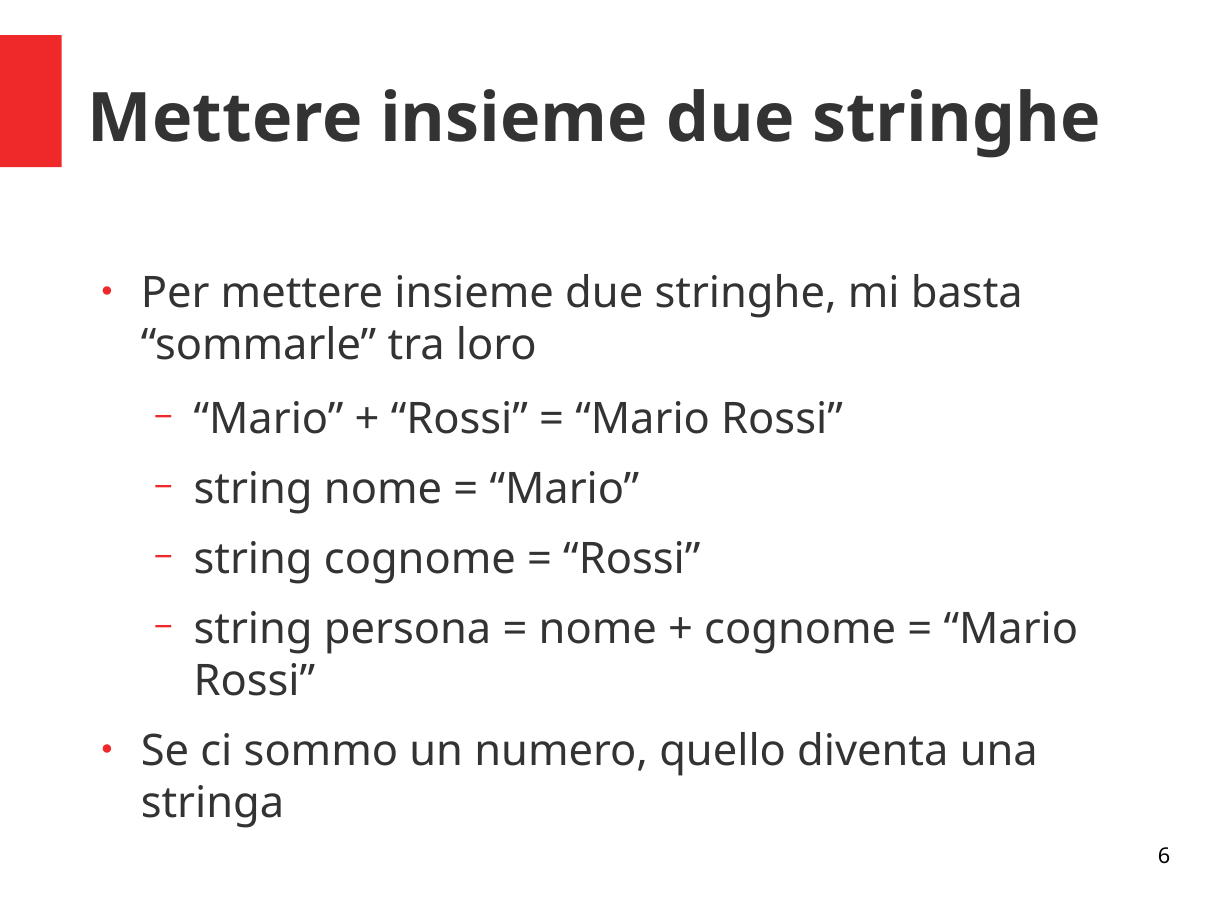
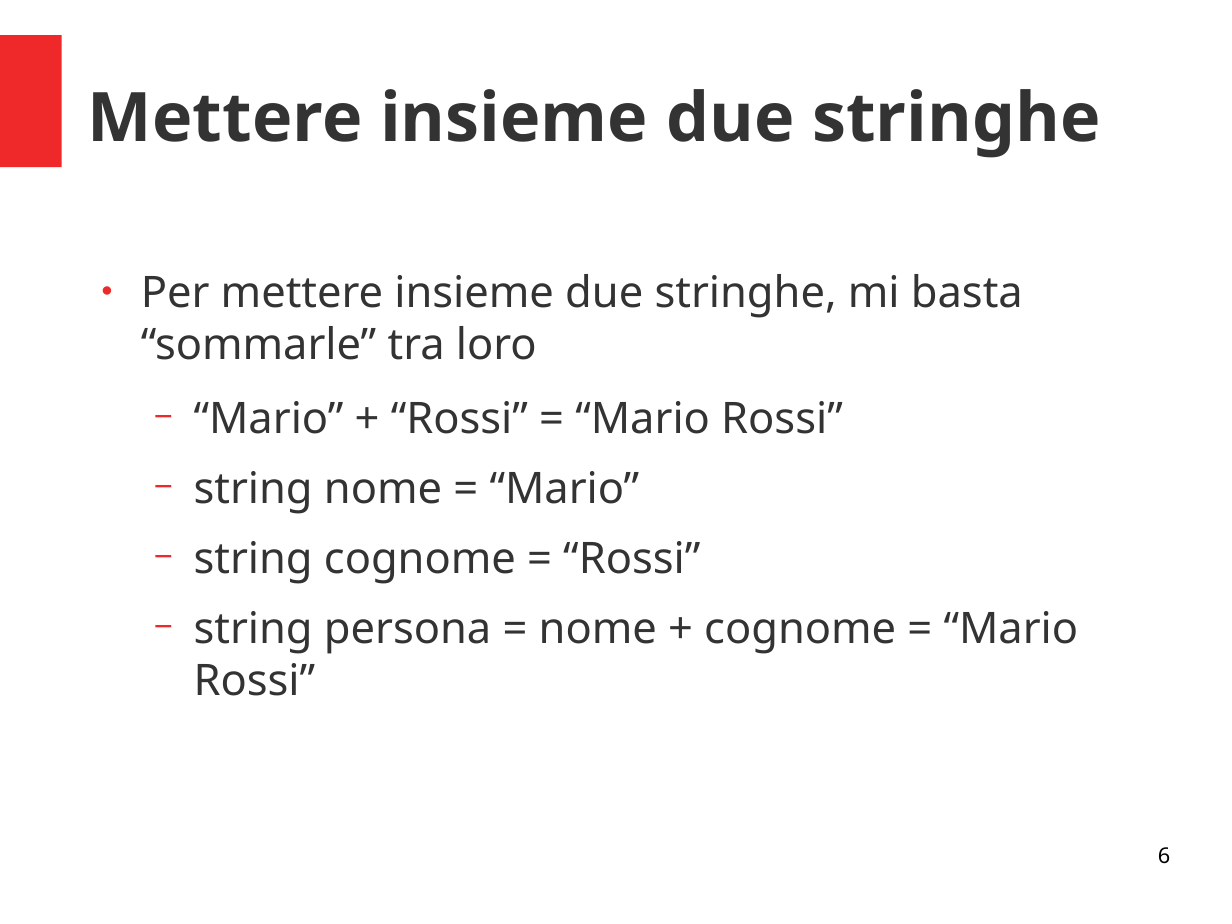
Before and after one commit to fuserale/Baronio, a slide deck: slide 6 of Anno 2019_2020/5a LSA/1. Slides/Stringhe.odp. Drawn at 1232x924 pixels with LibreOffice and Linux fonts; fonts in the diff are those of the drawing. Boxes give left, top, right and bottom in pixels: in the first picture for what was removed or moved away, otherwise in the second. Text is boxed around its words. In the diff, an @@ line names an element or a change of style, - is before the commit and + after.

```diff
--- a/Anno 2019_2020/5a LSA/1. Slides/Stringhe.odp
+++ b/Anno 2019_2020/5a LSA/1. Slides/Stringhe.odp
@@ text at [141,732,1038,776]: paragraph removed @@
-● Se ci sommo un numero, quello diventa una stringa
```
Also in this commit, not shown: 15 other files.
